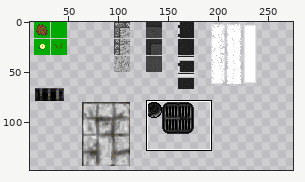
File history of a sprite sheet, Assets/Graph/images/sol_urbain.png. The first picture is a wide view before the edit; the outline marks the close-up.
Close-up. Before:
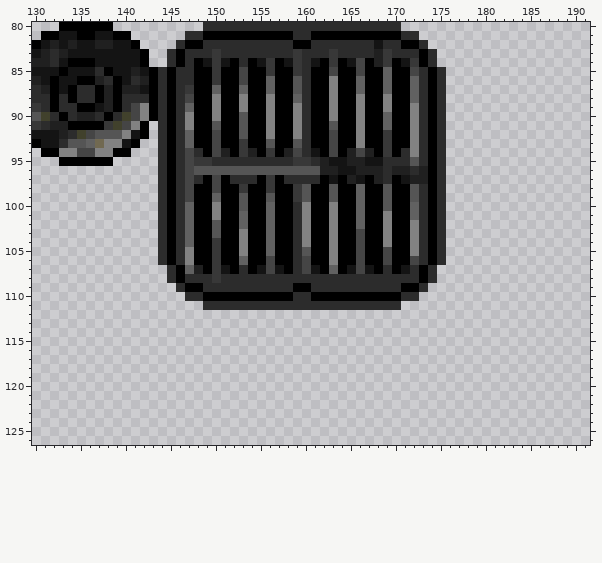
The file is 320x320 pixels. Colours within 5 levels of each other are drawn and written as one. Shown: x 130..191, y 80..126. The wide view leaves out empty margins. The commit also changed other parts of the picture, which this record leaves out.
New version:
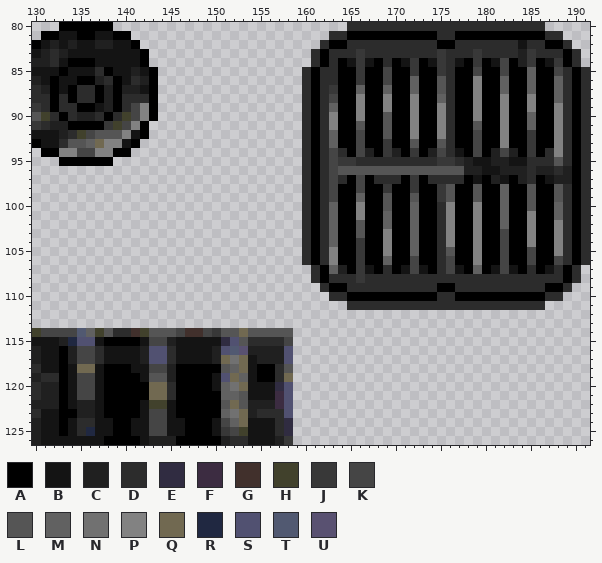
Palette (. is transparent): A #000000  B #141414  C #202020  D #2c2c2c  E #302c41  F #3c2c41  G #41302c  H #41412c  J #383838  K #454545  L #555555  M #616161  N #717171  P #828282  Q #716951  R #202841  S #515171  T #515971  U #595171
What changed:
@@ x 130..191 @@
- 80 ...AAAAAA..........DDDDDDDDDDDDDDDDDDDDDD.....................
- 81 .AABBAABBAA......DDAAAAAAAAAADDAAAAAAAAAADD...................
- 82 ABCBCBBCCBBA....DAADDDDDDDDDDAADDDDDDDBDDAAD..................
- 83 BCDCBBBBBBBBA..DADDDJDDDDDDDDJDDDJDDDDCJDDDAD.................
- 84 CCDBAAABBBBBA..DADABJBADABJABJDBAJABKACJABJAD.................
- 85 BBBABBBDABBCBADADDAAJAAKAAJAAJDAAKAAKAAMAAKDAD................
- 86 CBABBAACDABDCADADDAAJAAKAAMAALDAAPAAMAAMAAMDAD................
- 87 DCABADDACACCBADADJAAMAAMAAMAALDAAPAAMAAMAAMDAD................
- 88 DDADADDACADDDADADKAAPAAPAAPAAMDAAPAAPAAPAAMDAD................
- 89 JDADDAABCADKPADADMAAPAAPAAPAAPDAAPAAPAAPAAPDAD................
- 90 LHDADCCDADHKPADADPAAPAALAAPAAPDAAPAAPAAMAAPDAD................
- 91 JDCCAAAAJHKPA.DADPAALAALAAPAAPDAALAAPAAMAAPDAD................
- 92 BBBCDHKLLLPBA.DADMAAKAALAAPAAPDAAKAAPAAJAAPDAD................
- 93 ABBDLLMQPPBA..DADMAAKAAJAALAALDAAKAAPAAJAAPDAD................
- 94 .AAPPKKPPAA...DADKDAKCAJCAJACKDBAKACKCAJADPDAD................
- 95 ...AAAAAA.....DADKJJDDDDDDDDDJJDCBBCCBBDDDLDAD................
- 96 ..............DADKLLLLLLLLLLLLLLCCBBCCCDCCDCAD................
- 97 ..............DADKDAKADDDAJADDDDABACBACDABCCAD................
- 98 ..............DADKAAKAAJAAJAAJLAALAAMAALAALDAD................
- 99 ..............DADKAAMAALAALAAJLAALAAMAALAALDAD................
-100 ..............DADMAAPAALAAMAADPAAPAAMAALAAMDAD................
-101 ..............DADMAAPAAMAAMAADPAAPAAMAAPAAMDAD................
-102 ..............DADMAALAAMAAMAADPAAPAAMAAPAAPDAD................
-103 ..............DADMAALAAPAAMAADPAAPAAKAAPAAPDAD................
-104 ..............DADMAAJAAPAAMAADPAAPAAKAAPAAPDAD................
-105 ..............DADPAAJAAPAAMAADLAAPAAKAAKAAPDAD................
-106 ..............DADPAAJAAMAAKAADKAAPAAKAAKAAKDAD................
-107 ...............DAMCAJBADABKBADKBAMABKBADABDAD.................
-108 ...............DADDDJDDDDDDDDDDDDDDDDDDDDDDAD.................
-109 ................DAADDDDDDDDDDAADDDDDDDDDDAAD..................
-110 .................DDAAAAAAAAAADDAAAAAAAAAADD...................
-111 ...................DDDDDDDDDDDDDDDDDDDDDD.....................
+ 80 ...AAAAAA..........................DDDDDDDDDDDDDDDDDDDDDD.....
+ 81 .AABBAABBAA......................DDAAAAAAAAAADDAAAAAAAAAADD...
+ 82 ABCBCBBCCBBA....................DAADDDDDDDDDDAADDDDDDDBDDAAD..
+ 83 BCDCBBBBBBBBA..................DADDDJDDDDDDDDJDDDJDDDDCJDDDAD.
+ 84 CCDBAAABBBBBA..................DADABJBADABJABJDBAJABKACJABJAD.
+ 85 BBBABBBDABBCBA................DADDAAJAAKAAJAAJDAAKAAKAAMAAKDAD
+ 86 CBABBAACDABDCA................DADDAAJAAKAAMAALDAAPAAMAAMAAMDAD
+ 87 DCABADDACACCBA................DADJAAMAAMAAMAALDAAPAAMAAMAAMDAD
+ 88 DDADADDACADDDA................DADKAAPAAPAAPAAMDAAPAAPAAPAAMDAD
+ 89 JDADDAABCADKPA................DADMAAPAAPAAPAAPDAAPAAPAAPAAPDAD
+ 90 LHDADCCDADHKPA................DADPAAPAALAAPAAPDAAPAAPAAMAAPDAD
+ 91 JDCCAAAAJHKPA.................DADPAALAALAAPAAPDAALAAPAAMAAPDAD
+ 92 BBBCDHKLLLPBA.................DADMAAKAALAAPAAPDAAKAAPAAJAAPDAD
+ 93 ABBDLLMQPPBA..................DADMAAKAAJAALAALDAAKAAPAAJAAPDAD
+ 94 .AAPPKKPPAA...................DADKDAKCAJCAJACKDBAKACKCAJADPDAD
+ 95 ...AAAAAA.....................DADKJJDDDDDDDDDJJDCBBCCBBDDDLDAD
+ 96 ..............................DADKLLLLLLLLLLLLLLCCBBCCCDCCDCAD
+ 97 ..............................DADKDAKADDDAJADDDDABACBACDABCCAD
+ 98 ..............................DADKAAKAAJAAJAAJLAALAAMAALAALDAD
+ 99 ..............................DADKAAMAALAALAAJLAALAAMAALAALDAD
+100 ..............................DADMAAPAALAAMAADPAAPAAMAALAAMDAD
+101 ..............................DADMAAPAAMAAMAADPAAPAAMAAPAAMDAD
+102 ..............................DADMAALAAMAAMAADPAAPAAMAAPAAPDAD
+103 ..............................DADMAALAAPAAMAADPAAPAAKAAPAAPDAD
+104 ..............................DADMAAJAAPAAMAADPAAPAAKAAPAAPDAD
+105 ..............................DADPAAJAAPAAMAADLAAPAAKAAKAAPDAD
+106 ..............................DADPAAJAAMAAKAADKAAPAAKAAKAAKDAD
+107 ...............................DAMCAJBADABKBADKBAMABKBADABDAD.
+108 ...............................DADDDJDDDDDDDDDDDDDDDDDDDDDDAD.
+109 ................................DAADDDDDDDDDDAADDDDDDDDDDAAD..
+110 .................................DDAAAAAAAAAADDAAAAAAAAAADD...
+111 ...................................DDDDDDDDDDDDDDDDDDDDDD.....
 112 ..............................................................
 113 ..............................................................
-114 ..............................................................
-115 ..............................................................
-116 ..............................................................
-117 ..............................................................
-118 ..............................................................
-119 ..............................................................
-120 ..............................................................
-121 ..............................................................
-122 ..............................................................
-123 ..............................................................
-124 ..............................................................
-125 ..............................................................
-126 ..............................................................
+114 HKKKKTMHLDDGHLLLKGGKJLLQLLLLL.................................
+115 BBBCRSSBAAAABKKCBBBBBESLDDDDK.................................
+116 CBBACKKDBBBBCSSDBBBBCSTUCCCCS.................................
+117 CBBACKKDBBBBCSSDBBBBCQNQBCCCS.................................
+118 DBBABQQBAAABBKKCAAAAALMQBAADL.................................
+119 CDDABKKBAAAABLLCAAAABSQMBAADQ.................................
+120 DCCABKKBAAAAAQQDAAAABMNQBBBES.................................
+121 DCCABKKBAAAAAQQDAAAAAMMLBBBFS.................................
+122 CCCABCCBAAAABHHBAAAAALQLCCCFS.................................
+123 DBBAACCBAAAABKKBAAAAAMNQCDDDS.................................
+124 CBBABDDBBAABBKKBBAAABKMQBBBDE.................................
+125 CBBABDRBBAABBKKBBAAABJKHBBBDE.................................
+126 CBBBBBBBAAAABCCCAAAAACDDBBBCJ.................................
Changed places in both close-ups, as pixel boxes (x1, y1, x2, y2):
changed: (32, 22, 590, 445)
